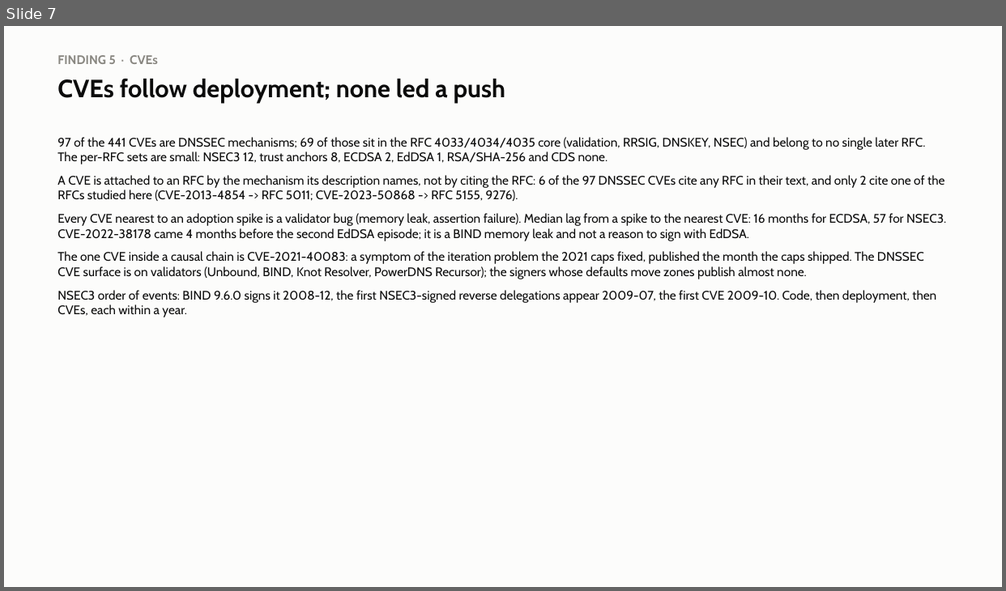
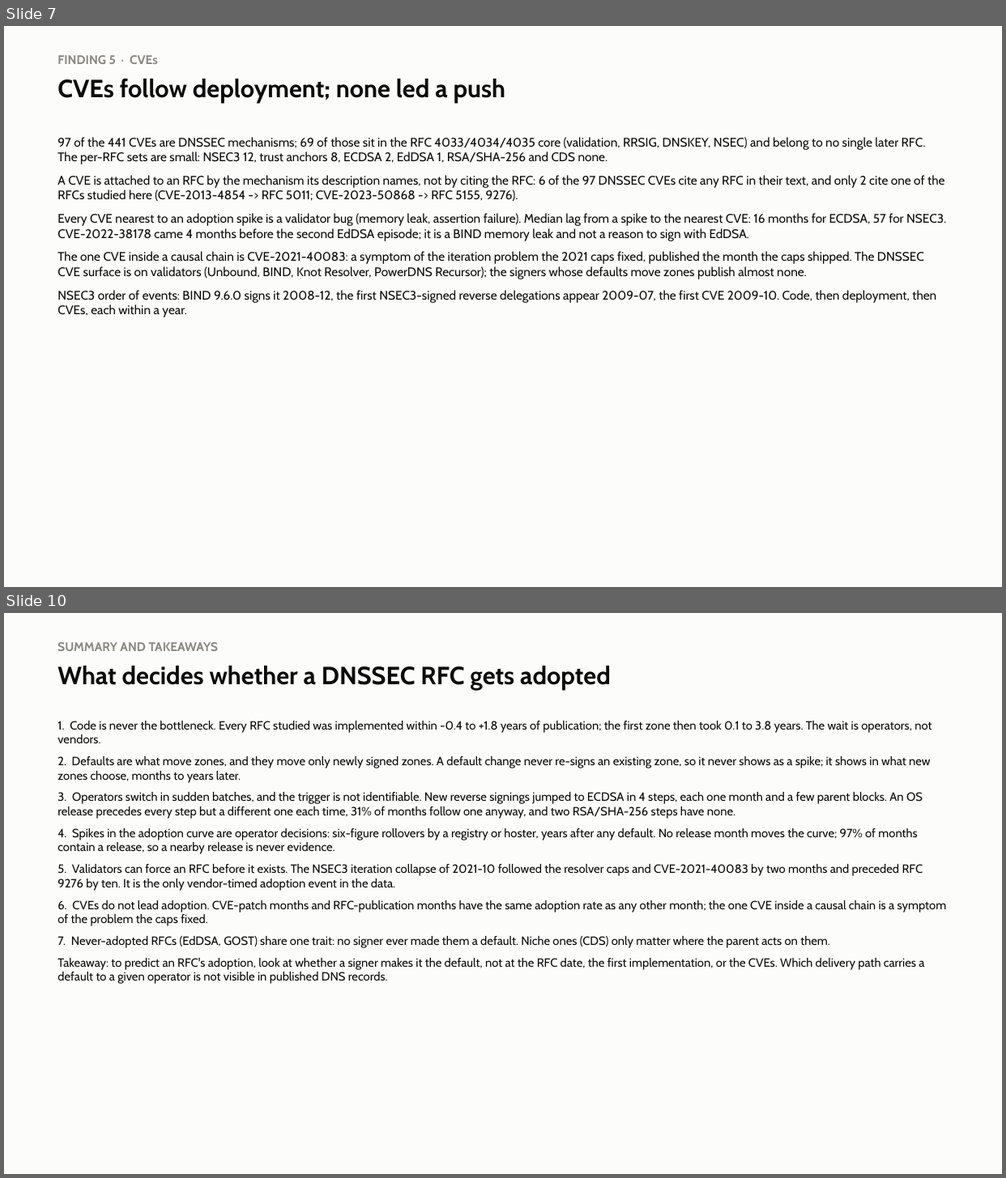
Before and after one commit to j776w781/rfc_adoption, a slide deck: out/analysis/dnssec_software_summary.pptx. Shown one above the other, each under a label of ours: slide 7 before the commit, slides 7 and 10 after it; the slides between them are not shown. The pictures are 1006x591 and 1006x1178 pixels, drawn with LibreOffice and Linux fonts; fonts in the diff are those of the drawing. Boxes give left, top, right and bottom in pixels: in the first picture for what was removed or moved away, otherwise in the second. Text is boxed around its words. In the diff, an @@ line names an element or a change of style, - is before the commit and + after.

```diff
--- a/out/analysis/dnssec_software_summary.pptx
+++ b/out/analysis/dnssec_software_summary.pptx
@@ slide 10 added at bbox=[4, 613, 1002, 1174], background #FCFCFB @@
@@ text added at bbox=[57, 642, 219, 651], 12 pt, text #898781, bold @@
+SUMMARY AND TAKEAWAYS
@@ text added at bbox=[57, 666, 611, 690], 24 pt, text #0B0B0B, bold @@
+What decides whether a DNSSEC RFC gets adopted
@@ text added at bbox=[57, 721, 947, 984], 11.5 pt, text #0B0B0B @@
+1. Code is never the bottleneck. Every RFC studied was implemented within -0.4 to +1.8 years of publication; the first zone then took 0.1 to 3.8 years. The wait is operators, not vendors.
+2. Defaults are what move zones, and they move only newly signed zones. A default change never re-signs an existing zone, so it never shows as a spike; it shows in what new zones choose, months to years later.
+3. Operators switch in sudden batches, and the trigger is not identifiable. New reverse signings jumped to ECDSA in 4 steps, each one month and a few parent blocks. An OS release precedes every step but a different one each time, 31% of months follow one anyway, and two RSA/SHA-256 steps have none.
+4. Spikes in the adoption curve are operator decisions: six-figure rollovers by a registry or hoster, years after any default. No release month moves the curve; 97% of months contain a release, so a nearby release is never evidence.
+5. Validators can force an RFC before it exists. The NSEC3 iteration collapse of 2021-10 followed the resolver caps and CVE-2021-40083 by two months and preceded RFC 9276 by ten. It is the only vendor-timed adoption event in the data.
+6. CVEs do not lead adoption. CVE-patch months and RFC-publication months have the same adoption rate as any other month; the one CVE inside a causal chain is a symptom of the problem the caps fixed.
+7. Never-adopted RFCs (EdDSA, GOST) share one trait: no signer ever made them a default. Niche ones (CDS) only matter where the parent acts on them.
+Takeaway: to predict an RFC's adoption, look at whether a signer makes it the default, not at the RFC date, the first implementation, or the CVEs. Which delivery path carries a default to a given operator is not visible in published DNS records.
```
Also in this commit, not shown: 3 slides changed, 1 other slide added, 28 other files.
